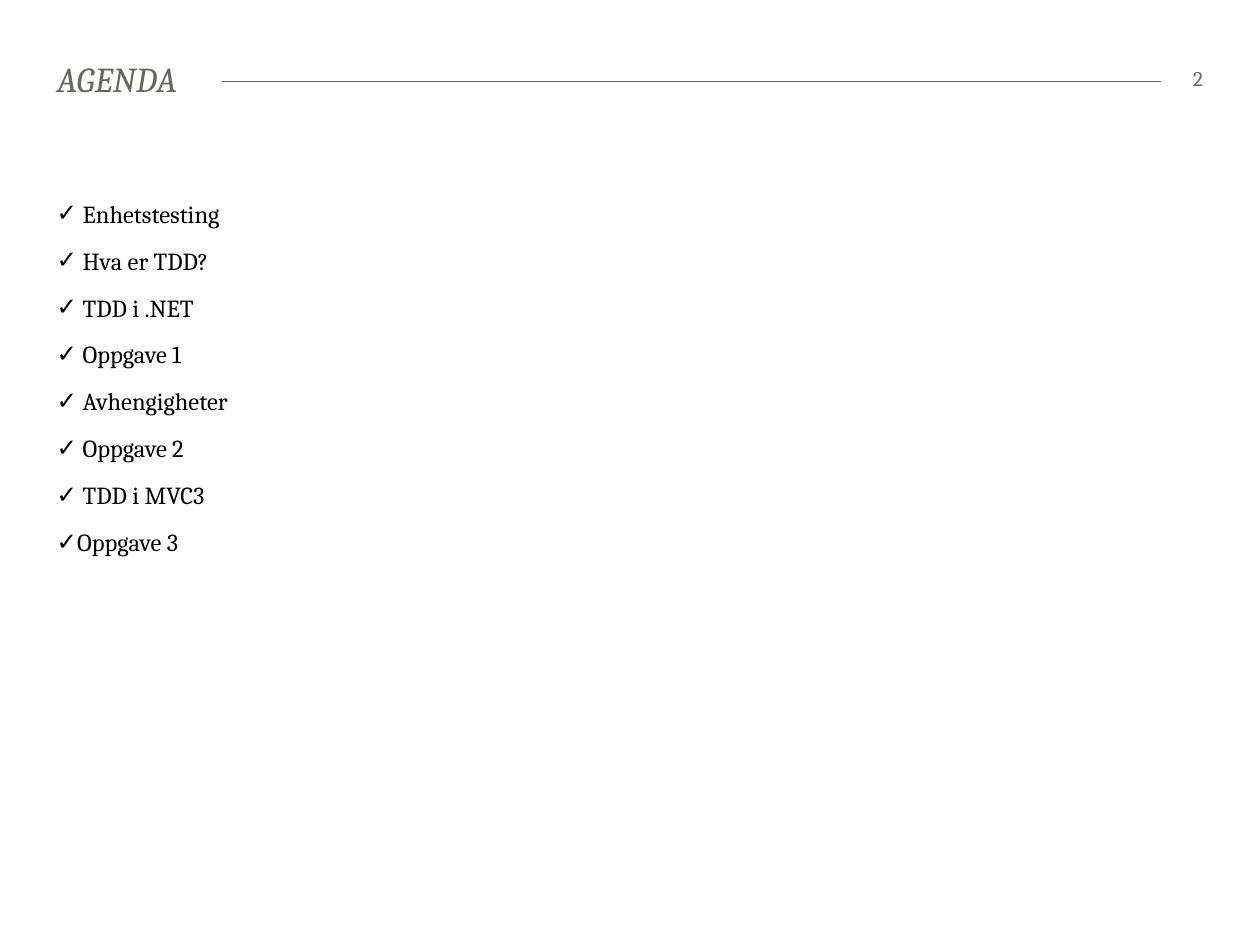
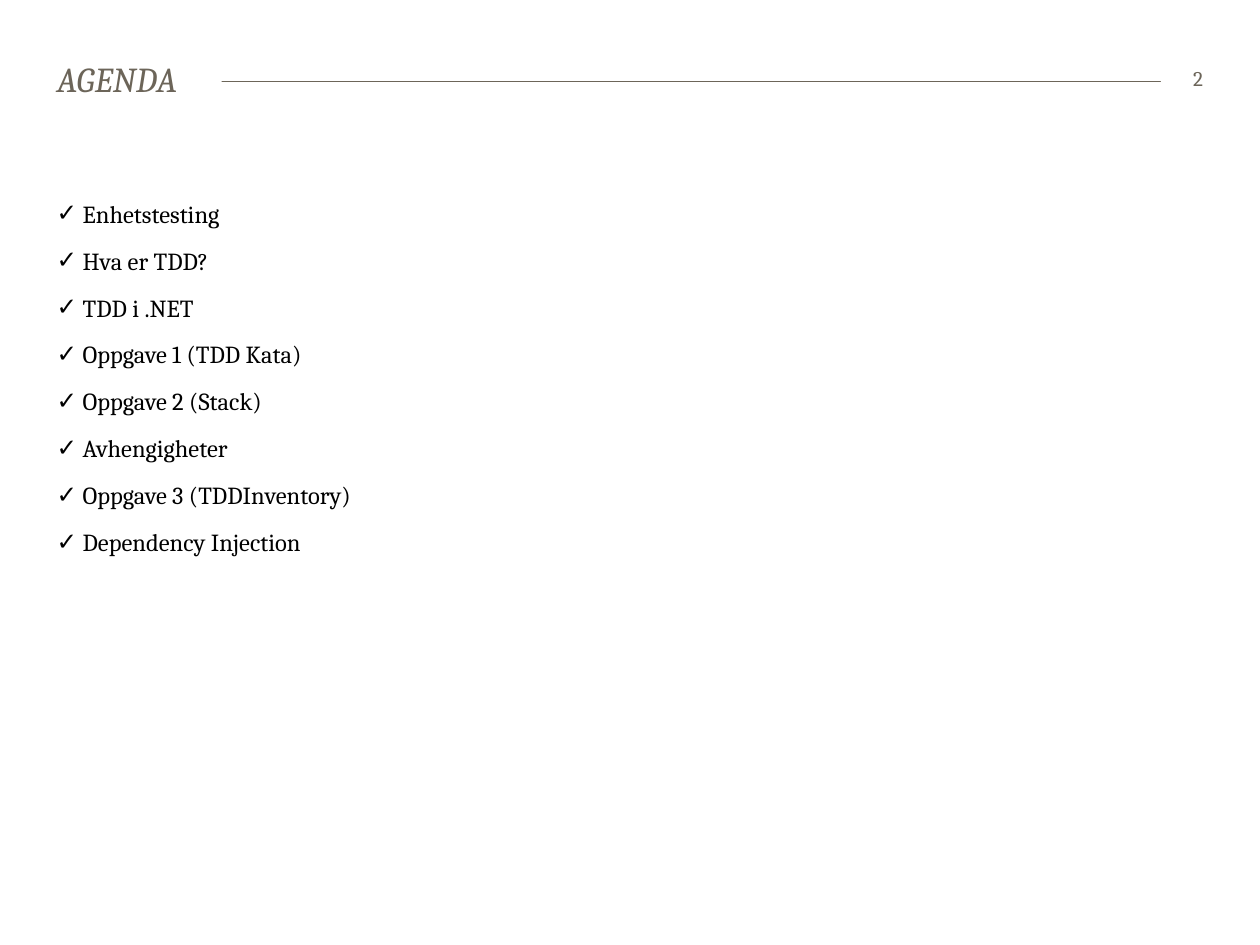
Before and after one commit to bekk/dotnetkurs, a slide deck: slide 2 of tdd/TDD.pptx. Drawn at 1260x945 pixels with LibreOffice and Linux fonts; fonts in the diff are those of the drawing. Boxes give left, top, right and bottom in pixels: in the first picture for what was removed or moved away, otherwise in the second. Text is boxed around its words. In the diff, an @@ line names an element or a change of style, - is before the commit and + after.

Commit message:
Modified slides and added TDDInventory

```diff
--- a/tdd/TDD.pptx
+++ b/tdd/TDD.pptx
@@ text at <box>83,345,302,416</box>: text changed @@
-✓ Oppgave 1
+✓ Oppgave 1 (TDD Kata)
+✓ Oppgave 2 (Stack)
@@ text at <box>83,486,351,557</box>: text changed @@
-✓ Oppgave 2
-✓ TDD i MVC3
-✓ Oppgave 3
+✓ Oppgave 3 (TDDInventory)
+✓ Dependency Injection
```
Also in this commit, not shown: 11 other slides changed, 31 other files.
